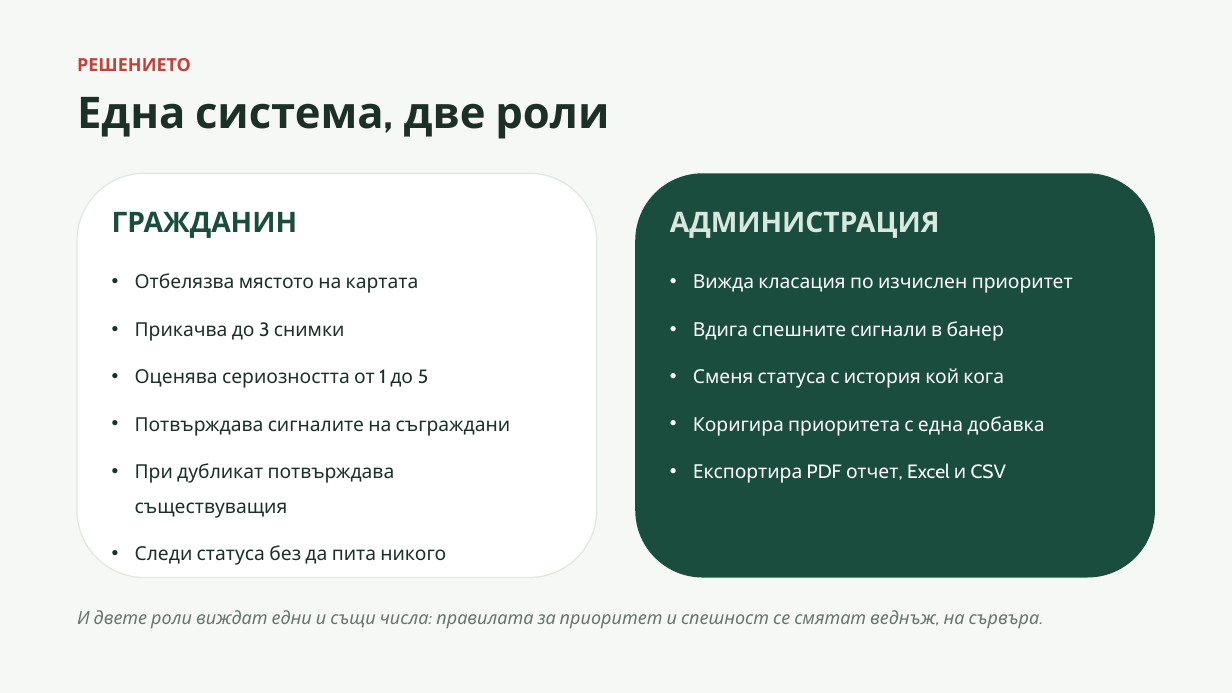
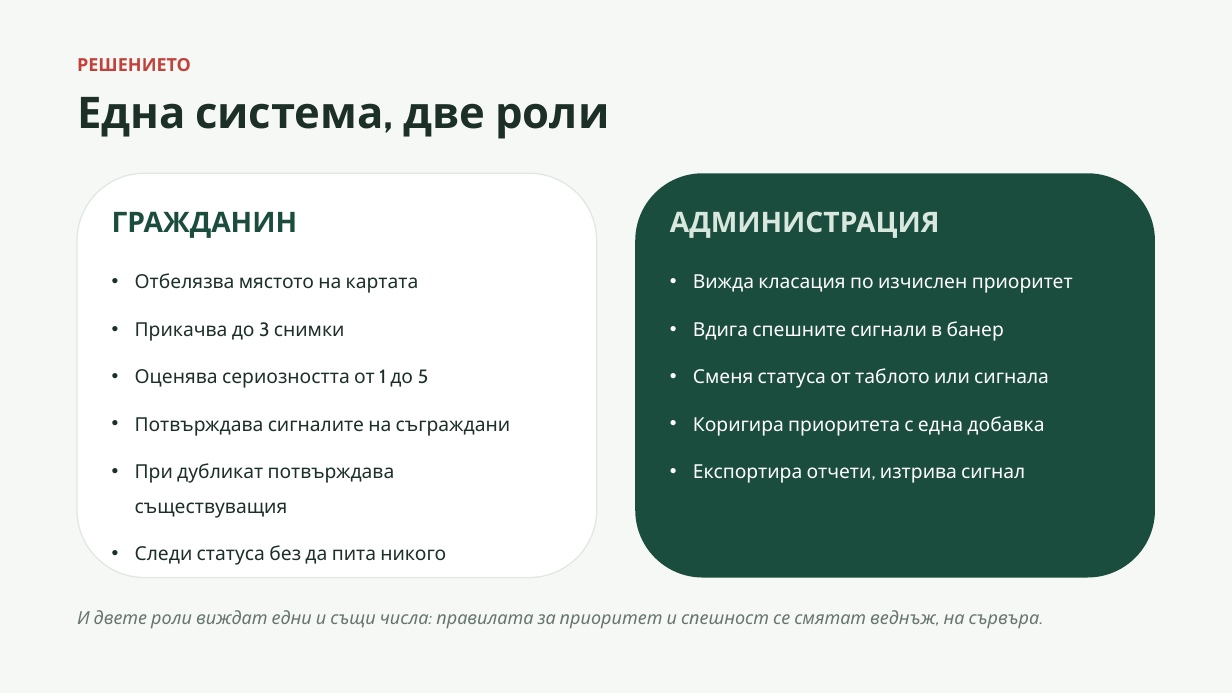
Before and after one commit to selinshengova-ai/CivicEyeGD, a slide deck: slide 3 of Docs/prezentacia-civiceye-gd.pptx. Drawn at 1232x693 pixels with LibreOffice and Linux fonts; fonts in the diff are those of the drawing. Boxes give left, top, right and bottom in pixels: in the first picture for what was removed or moved away, otherwise in the second. Text is boxed around its words. In the diff, an @@ line names an element or a change of style, - is before the commit and + after.

```diff
--- a/Docs/prezentacia-civiceye-gd.pptx
+++ b/Docs/prezentacia-civiceye-gd.pptx
@@ text at (x1=693, y1=368, x2=1049, y2=388): text changed @@
-• Сменя статуса с история кой кога
+• Сменя статуса от таблото или сигнала
@@ text at (x1=693, y1=464, x2=1025, y2=483): text changed @@
-• Експортира PDF отчет, Excel и CSV
+• Експортира отчети, изтрива сигнал
```
Also in this commit, not shown: 6 other slides changed, 15 other files.
